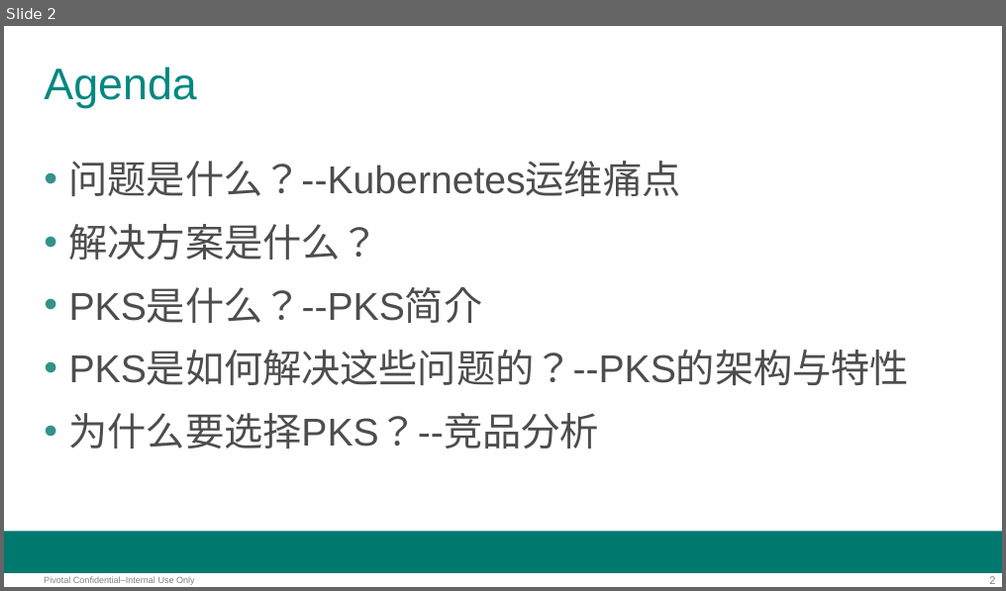
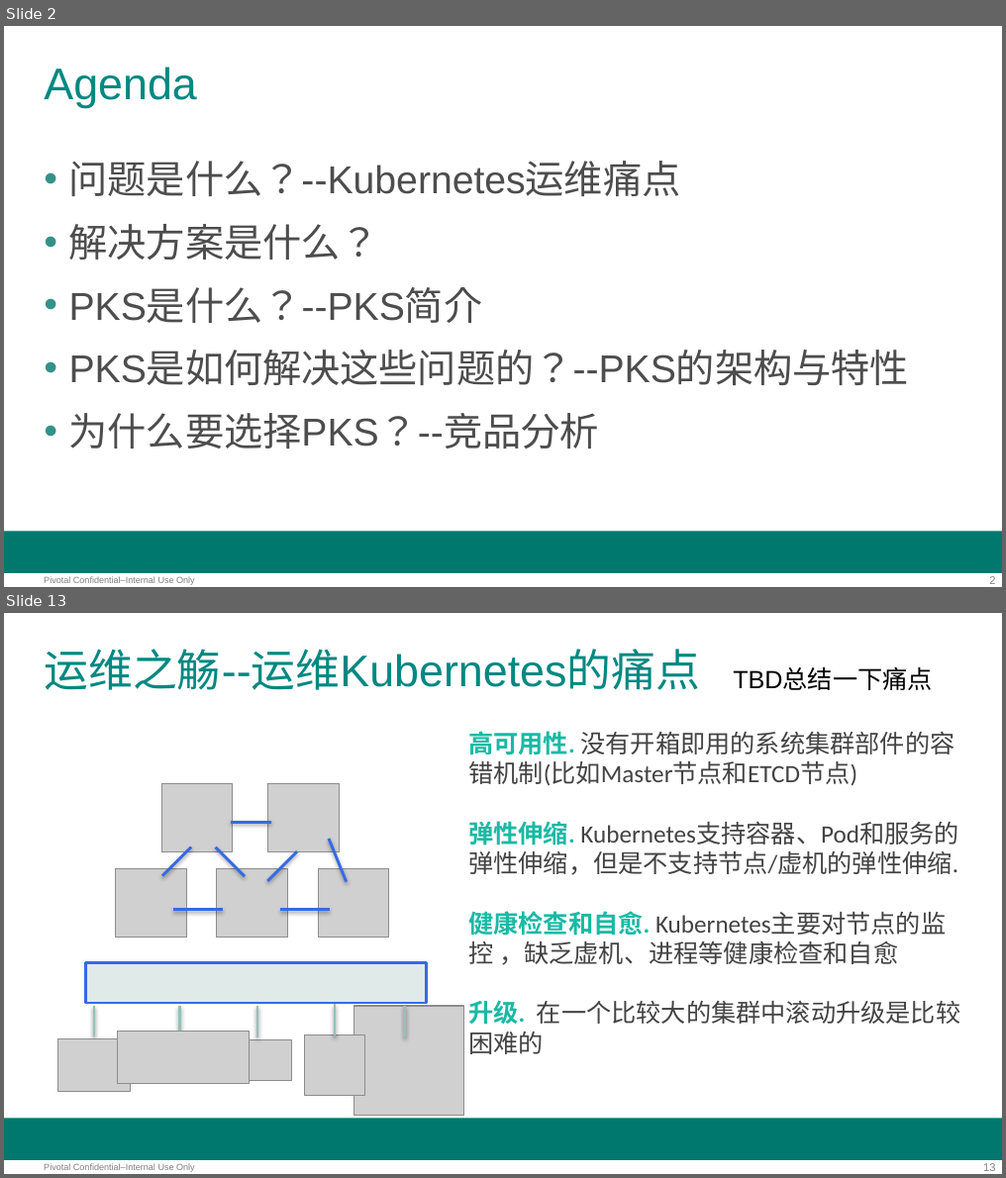
Before and after one commit to 105705362/pksworkshop, a slide deck: workshop.pptx. Shown one above the other, each under a label of ours: slide 2 before the commit, slides 2 and 13 after it; the slides between them are not shown. The pictures are 1006x591 and 1006x1178 pixels, drawn with LibreOffice and Linux fonts; fonts in the diff are those of the drawing; grey boxes stand for pictures; background and template pictures are left out. Boxes give left, top, right and bottom in pixels: in the first picture for what was removed or moved away, otherwise in the second. Text is boxed around its words. In the diff, an @@ line names an element or a change of style, - is before the commit and + after.

```diff
--- a/workshop.pptx
+++ b/workshop.pptx
@@ slide 13 added at box(4, 613, 1002, 1174), background #FFFFFF; not listed: 3 template elements that a slide beside it also shows @@
@@ title added at box(44, 649, 700, 690), 32 pt, text #008881 @@
+运维之觞--运维Kubernetes的痛点
@@ text added at box(733, 667, 933, 690), 18 pt, text #000000 @@
+TBD总结一下痛点
@@ text added at box(468, 731, 960, 1055), 18 pt, text #434343 @@
+高可用性. 没有开箱即用的系统集群部件的容错机制(比如Master节点和ETCD节点)
+弹性伸缩. Kubernetes支持容器、Pod和服务的弹性伸缩，但是不支持节点/虚机的弹性伸缩.
+健康检查和自愈. Kubernetes主要对节点的监控 ，缺乏虚机、进程等健康检查和自愈
+升级. 在一个比较大的集群中滚动升级是比较困难的
@@ picture added at box(161, 783, 233, 853) @@
@@ picture added at box(267, 783, 339, 853) @@
@@ line added from (192, 848) to (162, 876), #356AE6 2 pt @@
@@ line added from (245, 876) to (216, 848), #356AE6 2 pt @@
@@ line added from (271, 823) to (231, 823), #356AE6 2 pt @@
@@ line added from (347, 881) to (329, 839), #356AE6 2 pt @@
@@ picture added at box(116, 868, 186, 938) @@
@@ picture added at box(217, 868, 287, 938) @@
@@ line added from (267, 881) to (297, 852), #356AE6 2 pt @@
@@ picture added at box(319, 868, 389, 938) @@
@@ line added from (223, 909) to (173, 909), #356AE6 2 pt @@
@@ line added from (330, 909) to (280, 909), #356AE6 2 pt @@
@@ rectangle added at box(86, 962, 427, 1003), fill #DFEAE9, outline #356AE6 2 pt @@
@@ line added from (94, 1037) to (94, 1006), #96C0B7 2 pt @@
@@ line added from (179, 1037) to (179, 1006), #96C0B7 2 pt @@
@@ line added from (257, 1037) to (257, 1006), #96C0B7 2 pt @@
@@ line added from (335, 1036) to (335, 1004), #96C0B7 2 pt @@
@@ picture added at box(354, 1006, 464, 1116) @@
@@ line added from (405, 1037) to (405, 1006), #96C0B7 2 pt @@
@@ picture added at box(57, 1039, 131, 1092) @@
@@ picture added at box(118, 1031, 250, 1084) @@
@@ picture added at box(221, 1040, 291, 1081) @@
@@ picture added at box(304, 1035, 365, 1096) @@
```
Also in this commit, not shown: 5 slides changed, 13 other slides added.
